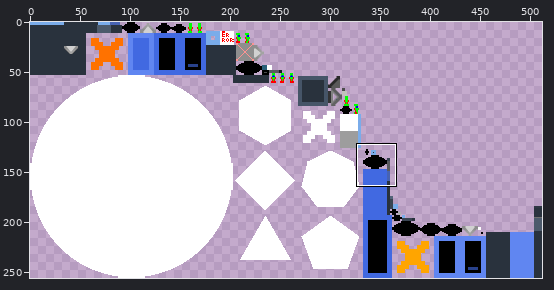
Two versions of one sprite sheet, core/assets/sprites/sprites.png. The first picture is a wide view before the edit; the outline marks the close-up.
Close-up. Before the edit:
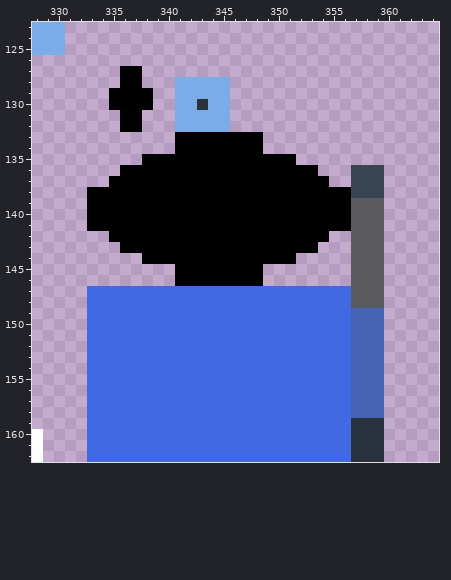
The file is 512x256 pixels. Pixels under 10% opacity are left out. Colours within 5 levels of each other are drawn and written as one. Shown: x 328..364, y 123..162. The commit also changed other parts of the picture, which this record leaves out.
Now the later version:
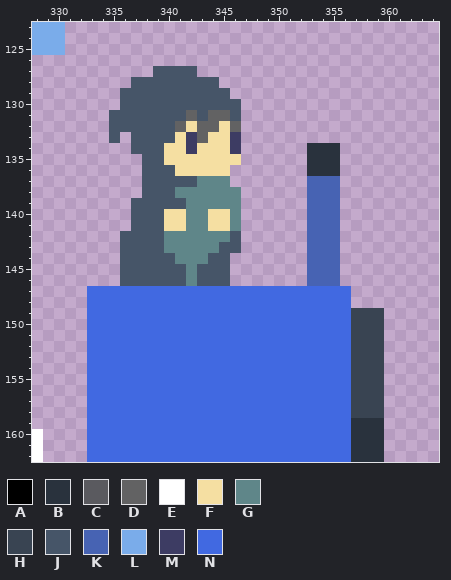
Palette (. is transparent): A #000000  B #29323d  C #5a5a5f  D #626263  E #ffffff  F #f5dfa2  G #5f8689  H #394452  J #465568  K #4763b3  L #7aacea  M #3d3c63  N #4169e1
What changed:
Colour B is added in rows 134 to 135 at x 353 to 355; in row 136 at x 354 to 355.
Colour B replaces colour A in row 136 at x 353.
Colour D is added in row 132 at x 346.
Colour D replaces colour A in row 133 at x 343.
Colour D replaces colour L in row 131 at x 342 and 344 to 345; in row 132 at x 341 and 343 to 344.
Colour F is added in row 134 at x 340.
Colour F replaces colour A in row 133 at x 341 and 344 to 345; in row 134 at x 341 and 343 to 345; in row 135 at x 340 to 346; in row 136 at x 341 to 345; in rows 140 to 141 at x 340 to 341 and 344 to 345.
Colour F replaces colour L in row 132 at x 342 and 345.
Colour G replaces colour A in row 137 at x 343 to 345; in row 138 at x 341 to 346; in row 139 at x 342 to 346; in rows 140 to 141 at x 342 to 343 and 346; in row 142 at x 340 to 345; in row 143 at x 340 to 344.
Colour G replaces colour A in row 144 at x 341 to 343; in rows 145 to 146 at x 342.
Colour H replaces colour K in rows 149 to 158 at x 357 to 359.
Colour J is added in row 127 at x 339 to 342; in row 128 at x 338 to 340; in row 129 at x 339 to 340; in row 130 at x 339 to 340 and 346; in row 131 at x 335, 338 to 340 and 346; in row 132 at x 335 and 338 to 340.
Colour J is added in row 133 at x 335 and 337 to 340; in row 134 at x 337 to 339; in row 144 at x 336 to 337; in rows 145 to 146 at x 336 to 340.
Colour J replaces colour A in row 128 at x 337; in rows 129 to 130 at x 336 to 338; in rows 131 to 132 at x 336 to 337; in row 135 at x 338 to 339; in row 136 at x 338 to 340; in row 137 at x 338 to 342.
Colour J replaces colour A in row 138 at x 338 to 340; in row 139 at x 337 to 341; in rows 140 to 141 at x 337 to 339; in row 142 at x 336 to 339 and 346; in row 143 at x 336 to 339 and 345 to 346; in row 144 at x 338 to 340 and 344 to 345.
Colour J replaces colour A in rows 145 to 146 at x 341 and 343 to 345.
Colour J replaces colour B in row 130 at x 343.
Colour J replaces colour L in row 128 at x 341 to 344; in row 129 at x 341 to 345; in row 130 at x 341 to 342 and 344 to 345; in row 131 at x 341 and 343.
Colour K is added in row 137 at x 355; in row 142 at x 355; in row 143 at x 354 to 355; in rows 144 to 146 at x 353 to 355.
Colour K replaces colour A in row 137 at x 353 to 354; in rows 138 to 141 at x 353 to 355; in row 142 at x 353 to 354; in row 143 at x 353.
Colour M replaces colour A in rows 133 to 134 at x 342 and 346.
The author cleared colour A in row 127 at x 336 to 337; in row 128 at x 336; in rows 129 to 130 at x 335; in rows 133 to 134 at x 347 to 348; in row 135 at x 347 to 351; in row 136 at x 336 to 337 and 346 to 352.
The author cleared colour A in row 137 at x 335 to 337 and 346 to 352; in row 138 at x 333 to 337, 347 to 352 and 356; in rows 139 to 141 at x 333 to 336, 347 to 352 and 356; in row 142 at x 335 and 347 to 352; in row 143 at x 347 to 352; in row 144 at x 346 to 351.
The author cleared colour A in rows 145 to 146 at x 346 to 348.
The author cleared colour C in rows 139 to 148 at x 357 to 359.
The author cleared colour H in rows 136 to 138 at x 357 to 359.
The author cleared colour L in row 128 at x 345.
